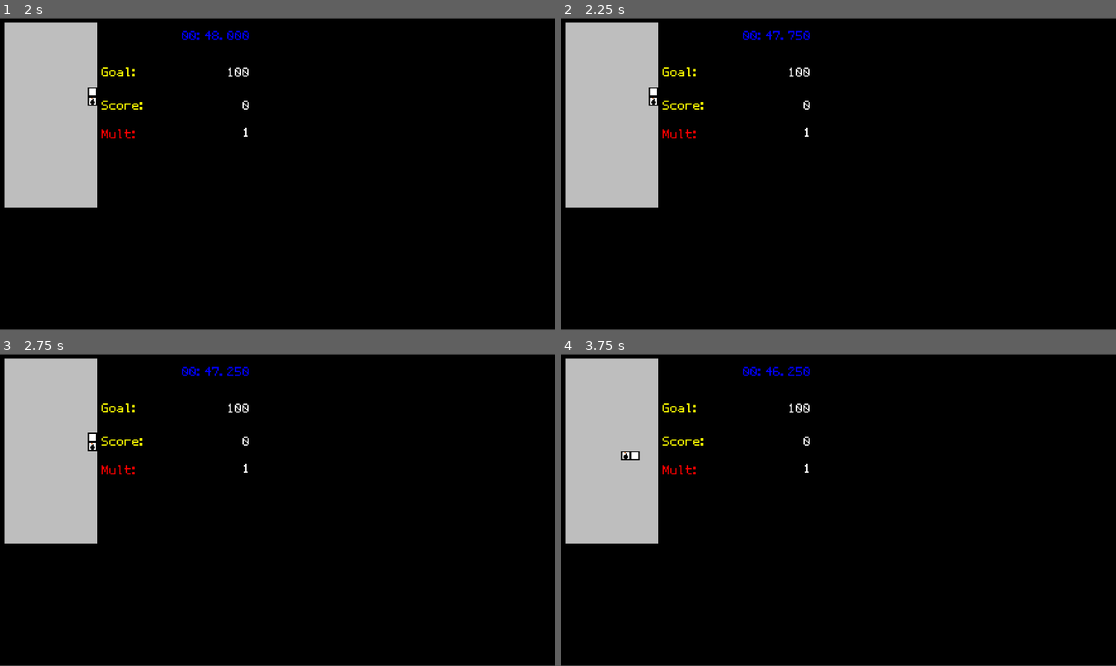
Above: before the commit, frames 1-4 (two rows, left to right).
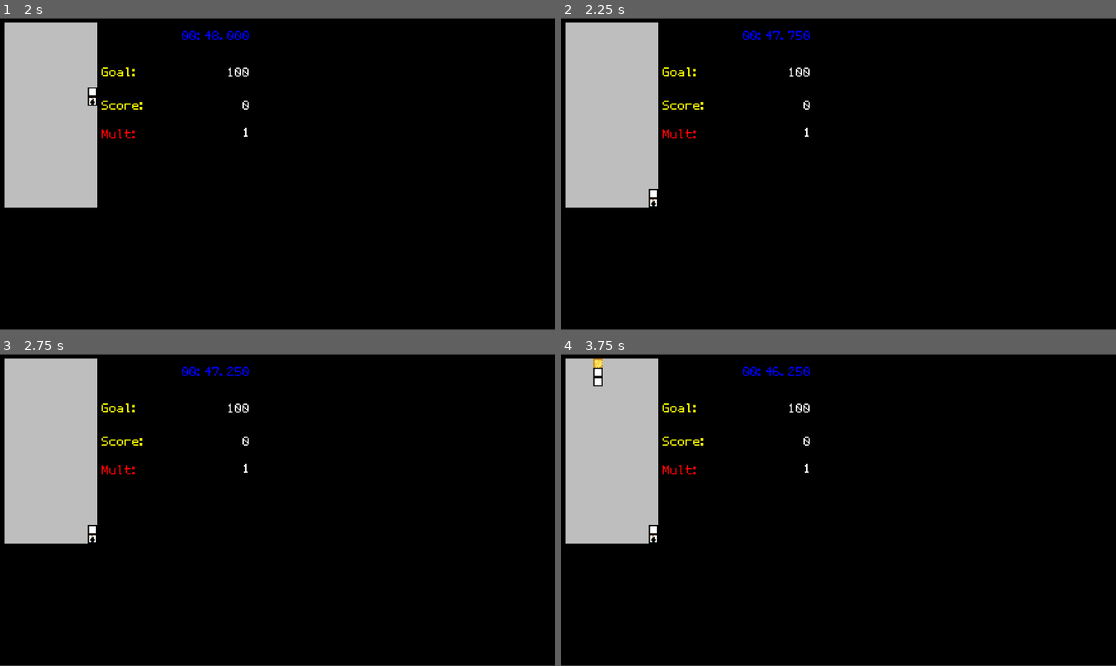
Above: after the commit, the same moments.

Repository: AsgerHB/create-jam-spring-2025
Game: Godot game, scene res://Scenes/Run.tscn
The game is run twice, just before and just after one commit, with the same random seed, the same clock (stepped at 60 frames per second) and the same inputs.
Inputs:
- Up to frame 1 (2 s): tap Enter at 0.5 s; hold Right (ui_right) 0.53-1.28 s; hold Down (ui_down) from 1.28 s (still down)
- Up to frame 2 (2.25 s): tap Space (slam_down, bound only after the commit) at 2 s; release Down (ui_down) at 2.03 s; hold Right (ui_right) from 2.03 s (still down)
- Up to frame 3 (2.75 s): keep holding Right (ui_right)
- Up to frame 4 (3.75 s): tap Enter at 2.75 s; release Right (ui_right) at 2.78 s; hold Up (ui_up) 2.78-3.53 s; hold Left (ui_left) from 3.53 s (still down)

Frame 1 is identical in both runs. In frame 2, 0.2% of the frame differs, in the area x 15-18%, y 22-61%; in frame 3, 0.2%; in frame 4, 0.4%, in the area x 5-18%, y 1-61%.

Commit message:
Added slam placement

Diff:
--- a/Prefabs/ScoreEffect.tscn
+++ b/Prefabs/ScoreEffect.tscn
@@ -10,10 +10,10 @@
 gravity_scale = 0.1
 
 [node name="Label" type="Label" parent="RigidBody2D"]
-offset_left = -7.0
-offset_top = -33.0
-offset_right = 50.0
-offset_bottom = 2.0
+offset_left = -15.0
+offset_top = -28.0
+offset_right = 42.0
+offset_bottom = 7.0
 theme_override_colors/font_color = Color(1, 0, 0, 1)
 theme_override_fonts/font = ExtResource("1_uneyr")
 theme_override_font_sizes/font_size = 34
--- a/TetrisGame.gd
+++ b/TetrisGame.gd
@@ -192,18 +192,27 @@
 			if try_move_falling_tetriminos_x(-1):
 				ticks_since_last_sideways_move = 0
 
-	# Move downwards regularly, but faster if key is held
-	ticks_since_last_down_move += 1
-	var interval = move_fast_interval_ticks if Input.is_action_pressed("ui_down") else move_interval_ticks
-	if ticks_since_last_down_move < interval:
-		return
-
-	ticks_since_last_down_move = 0
-
-	if falling_tetriminos != null:
-		# Move down
-		try_move_falling_tetriminos_down()
-		return
+	if Input.is_action_pressed("slam_down"):
+		# Hard drop
+		if falling_tetriminos != null:
+			while try_move_falling_tetriminos_down():
+				pass
+			ticks_since_last_down_move = 0
+			return
+	else:
+		# Move downwards regularly, but faster if key is held
+		ticks_since_last_down_move += 1
+		var interval = move_fast_interval_ticks if Input.is_action_pressed("ui_down") else move_interval_ticks
+		if ticks_since_last_down_move < interval:
+			return
+
+		ticks_since_last_down_move = 0
+
+		if falling_tetriminos != null:
+			# Move down
+			try_move_falling_tetriminos_down()
+			return
+
 
 	# If we do not have a falling tetriminos, spawn one instead
 	print("Spawning new falling tetriminos")
--- a/project.godot
+++ b/project.godot
@@ -25,6 +25,14 @@
 window/size/viewport_height=1080
 window/size/resizable=false
 
+[input]
+
+slam_down={
+"deadzone": 0.2,
+"events": [Object(InputEventKey,"resource_local_to_scene":false,"resource_name":"","device":0,"window_id":0,"alt_pressed":false,"shift_pressed":false,"ctrl_pressed":false,"meta_pressed":false,"pressed":false,"keycode":0,"physical_keycode":32,"key_label":0,"unicode":0,"location":0,"echo":false,"script":null)
+]
+}
+
 [rendering]
 
 textures/canvas_textures/default_texture_filter=0
Not shown: 1 places in Prefabs/Selector.tscn that only renumber resources
Not shown: 1 places in Scenes/Credits.tscn that only renumber resources
Not shown: 1 places in Scenes/GameUI.tscn that only renumber resources
